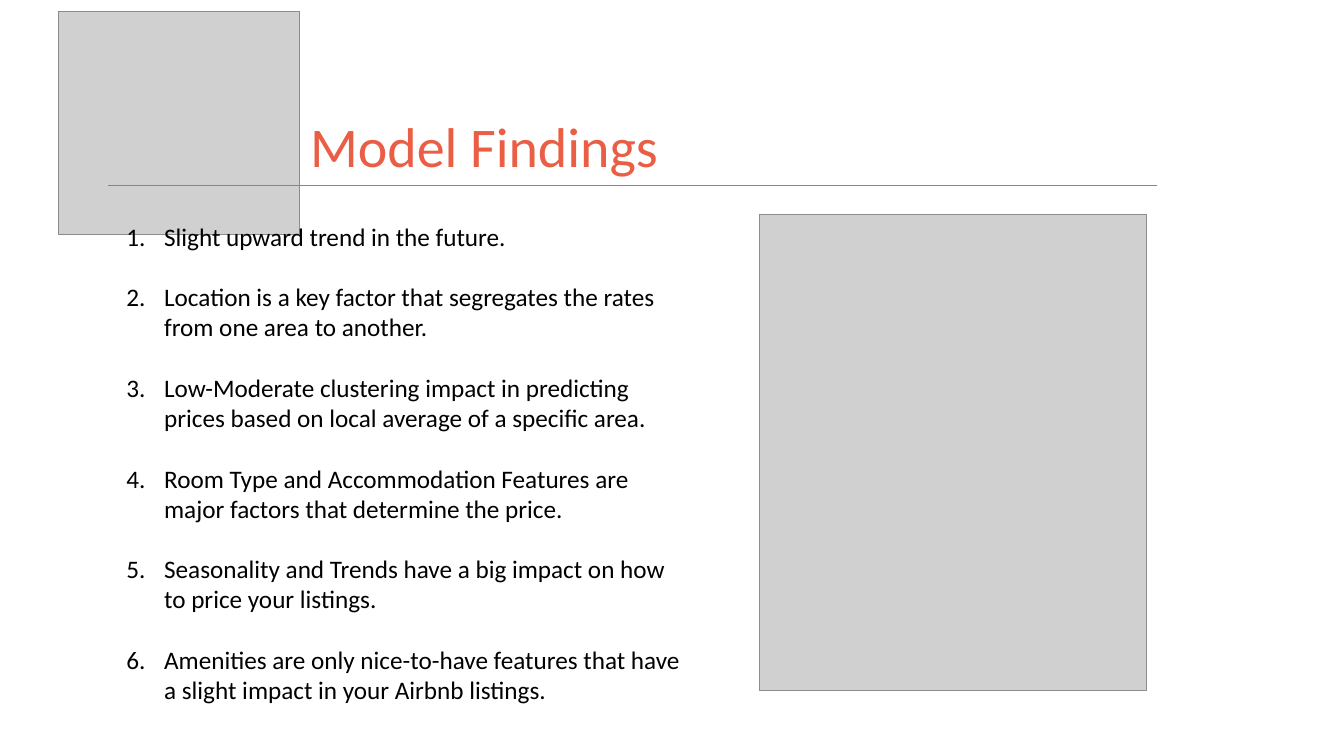
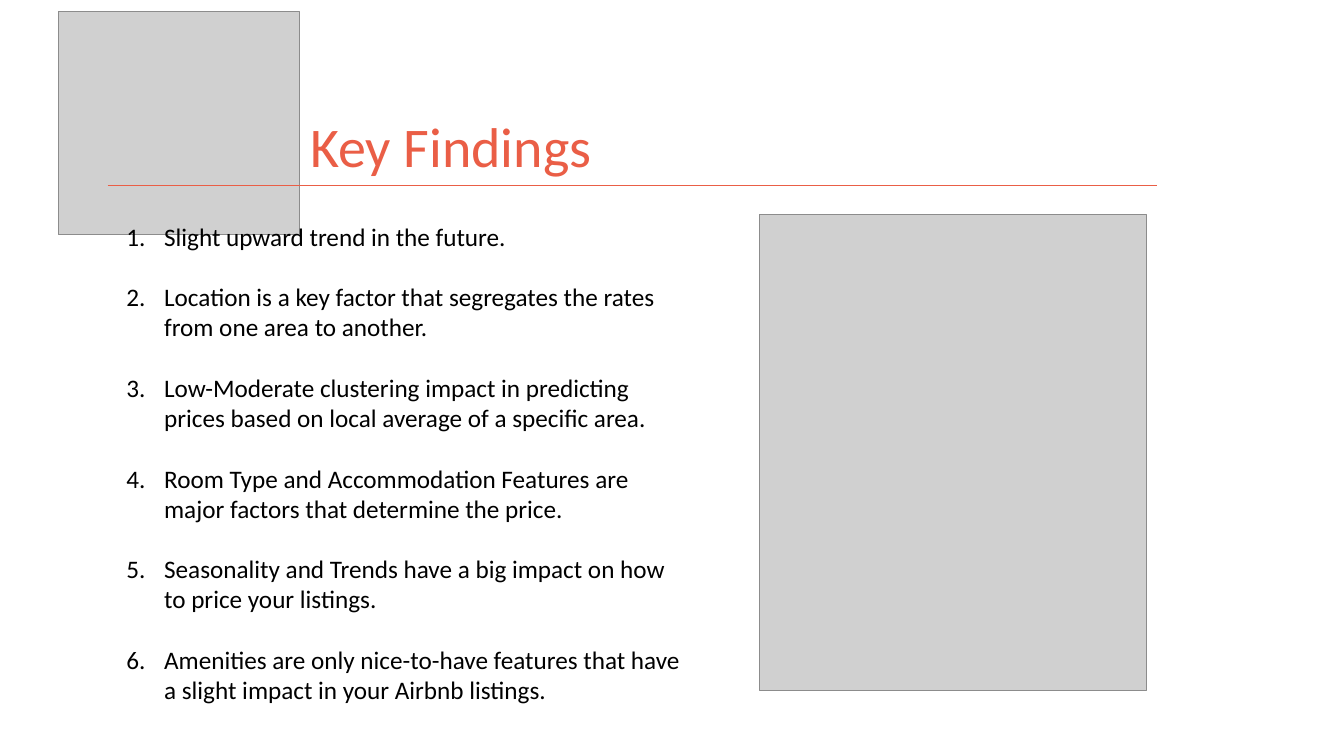
Before and after one commit to kman4/AirbnbPredictions, a slide deck: slide 7 of Airbnb Price Predictions (Model).pptx. Drawn at 1344x756 pixels with LibreOffice and Linux fonts; fonts in the diff are those of the drawing; grey boxes stand for pictures. Boxes give left, top, right and bottom in pixels: in the first picture for what was removed or moved away, otherwise in the second. Text is boxed around its words. In the diff, an @@ line names an element or a change of style, - is before the commit and + after.

```diff
--- a/Airbnb Price Predictions (Model).pptx
+++ b/Airbnb Price Predictions (Model).pptx
@@ title at [310,128,592,177]: text changed @@
-Model Findings
+Key Findings
```
Also in this commit, not shown: 1 other slide changed, 1 slide removed.
